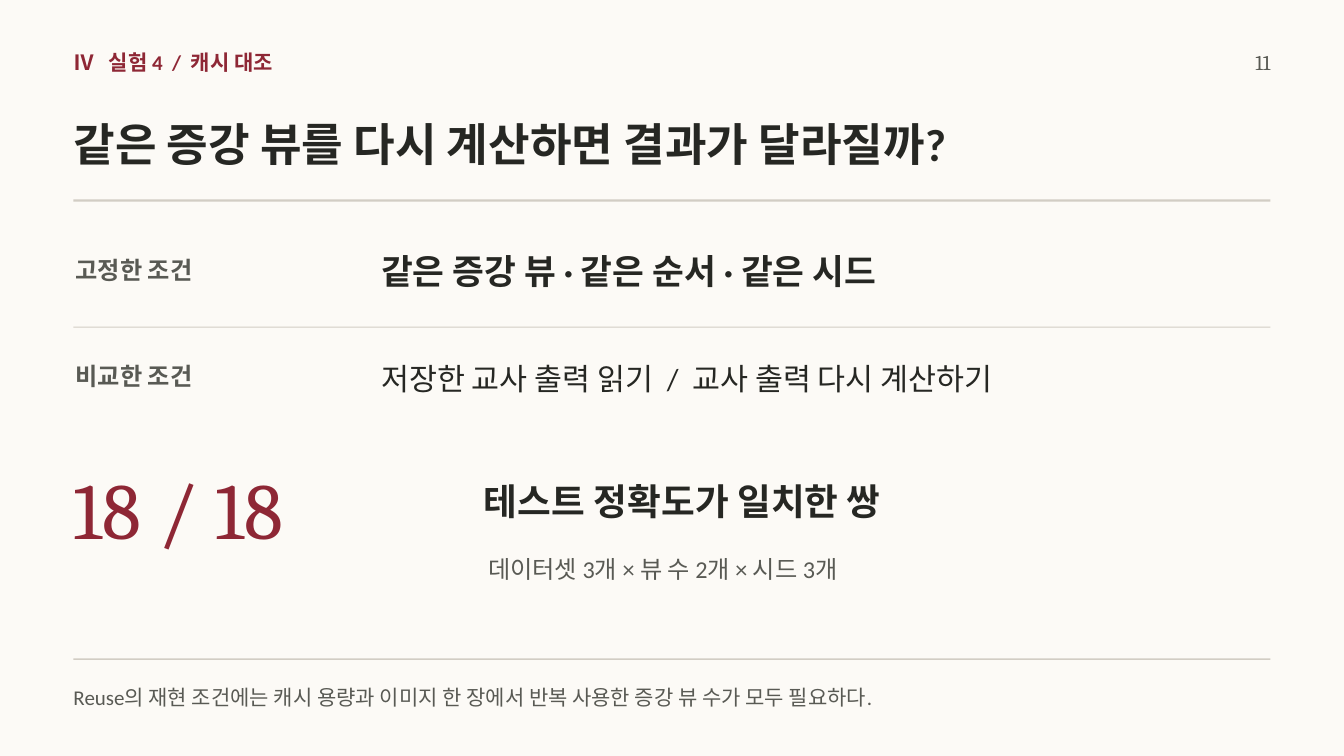
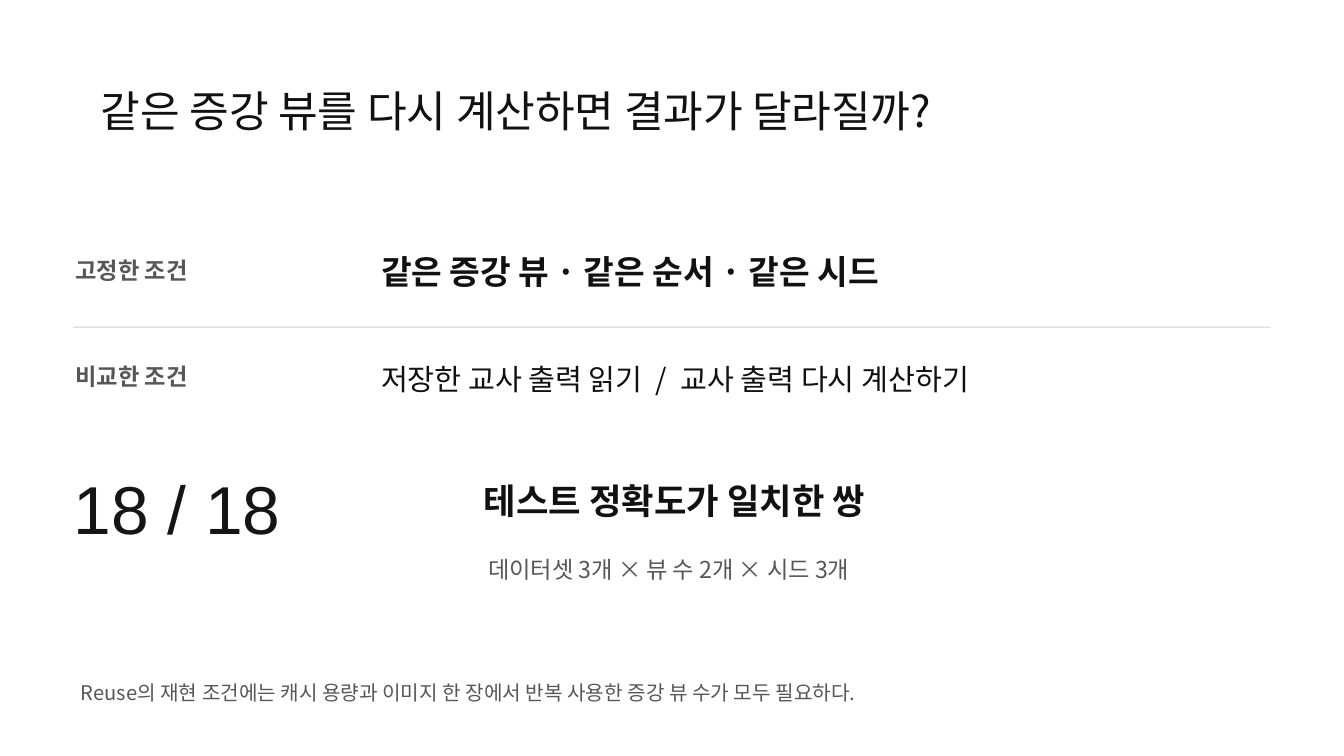
Before and after one commit to jeehoo0507/Efficient-KD-for-Vision, a slide deck: slide 15 of presentations/vision-kd-seminar/EKD-seminar.pptx (slide 11 before the commit). Drawn at 1344x756 pixels with LibreOffice and Linux fonts; fonts in the diff are those of the drawing. Boxes give left, top, right and bottom in pixels: in the first picture for what was removed or moved away, otherwise in the second. Text is boxed around its words. In the diff, an @@ line names an element or a change of style, - is before the commit and + after.

```diff
--- a/presentations/vision-kd-seminar/EKD-seminar.pptx
+++ b/presentations/vision-kd-seminar/EKD-seminar.pptx
@@ background #FCFAF6 to #FFFFFF @@
@@ text removed at box(73, 52, 273, 72) @@
-Ⅳ 실험 4 / 캐시 대조
@@ title "같은 증강 뷰를 다시 계산하면 ...": place and size @@
-title "같은 증강 뷰를 다시 계산하면 ..." at box(73, 123, 946, 165)
+title "같은 증강 뷰를 다시 계산하면 ..." at box(101, 91, 931, 131)
@@ title "같은 증강 뷰를 다시 계산하면 ..." at box(101, 91, 931, 131): size 32.2 to 30.8 pt, font Calibri to Noto Sans CJK KR, text colour #262723 to #111111, bold off; line spacing 1 to 0.9 @@
@@ text removed at box(1255, 56, 1270, 70) @@
-11
@@ rectangle removed at box(74, 200, 1271, 202) @@
@@ text "같은 증강 뷰 · 같은 ..." at box(381, 256, 878, 287): size 24.8 to 23.8 pt, font Calibri to Noto Sans CJK KR, text colour #262723 to #111111 @@
@@ text "저장한 교사 출력 읽기 / ..." at box(381, 365, 969, 393): size 21.8 to 20.9 pt, font Calibri to Noto Sans CJK KR, text colour #262723 to #111111 @@
@@ text "18 / 18" at box(73, 486, 280, 535): size 57 to 48.5 pt, font Cambria to Arial, text colour #8E2735 to #151515 @@
@@ text "테스트 정확도가 일치한 쌍" at box(484, 484, 865, 518): size 26.2 to 25.2 pt, font Calibri to Noto Sans CJK KR, text colour #262723 to #111111 @@
@@ size 17.2 to 16.6 pt, font Calibri to Noto Sans CJK KR, text colour #595A54 to #575757 in 3 elements at box(76, 259, 188, 281), box(76, 365, 188, 387), box(488, 559, 849, 580) @@
@@ rectangle removed at box(74, 658, 1271, 660) @@
@@ text "Reuse의 재현 조건에는 캐시 용량과 ...": place and size @@
-text "Reuse의 재현 조건에는 캐시 용량과 ..." at box(73, 687, 872, 707)
+text "Reuse의 재현 조건에는 캐시 용량과 ..." at box(81, 683, 856, 702)
@@ text "Reuse의 재현 조건에는 캐시 용량과 ..." at box(81, 683, 856, 702): size 15 to 14.4 pt, font Calibri to Noto Sans CJK KR, text colour #595A54 to #575757 @@
```
Also in this commit, not shown: 12 other slides changed, 6 slides added, 1 slide removed, 22 other files.
